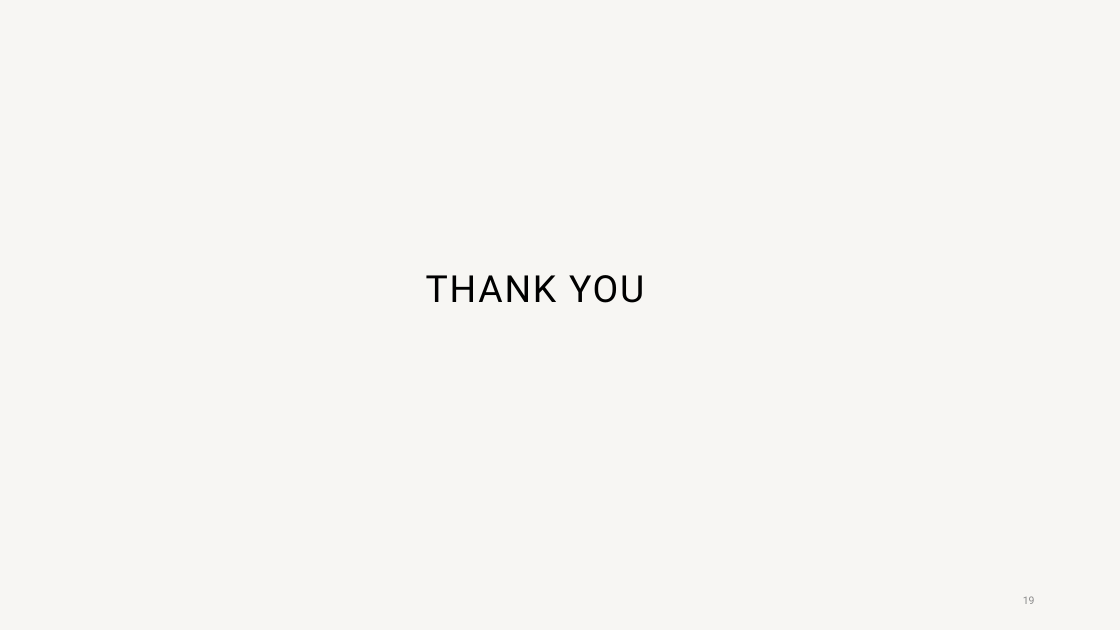
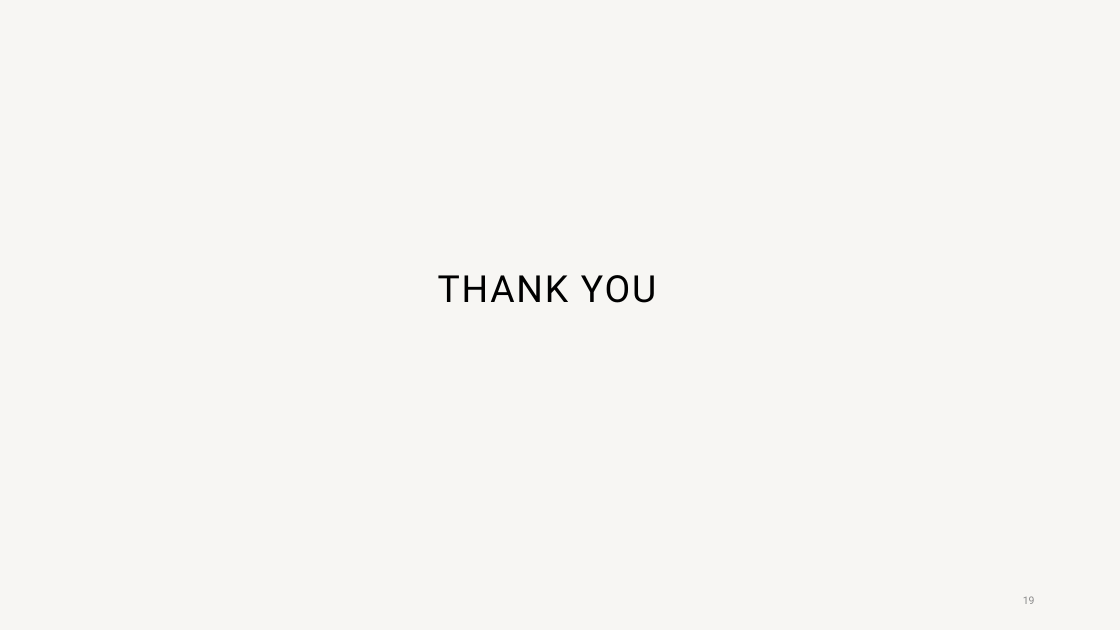
Before and after one commit to meanirban100/IBM-Watsonx-Hackathon, a slide deck: slide 19 of IBM-Watsonx-Presentation.pptx. Drawn at 1120x630 pixels with LibreOffice and Linux fonts; fonts in the diff are those of the drawing; background and template pictures are left out. Boxes give left, top, right and bottom in pixels: in the first picture for what was removed or moved away, otherwise in the second. Text is boxed around its words. In the diff, an @@ line names an element or a change of style, - is before the commit and + after.

```diff
--- a/IBM-Watsonx-Presentation.pptx
+++ b/IBM-Watsonx-Presentation.pptx
@@ title "THANK YOU": place and size @@
-title "THANK YOU" at box(426, 275, 644, 303)
+title "THANK YOU" at box(438, 275, 656, 303)
```
Also in this commit, not shown: 1 other slide changed.
